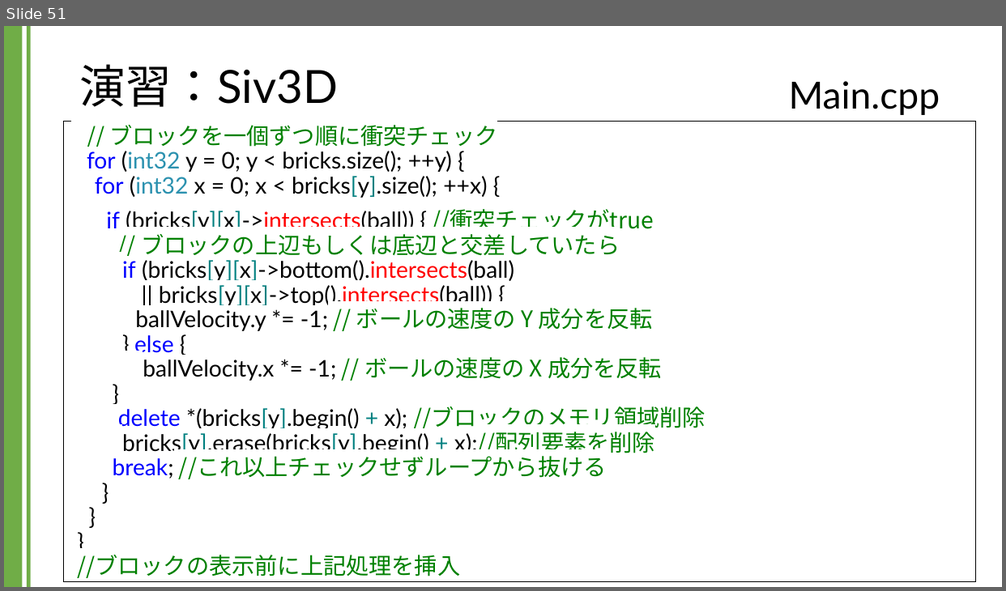
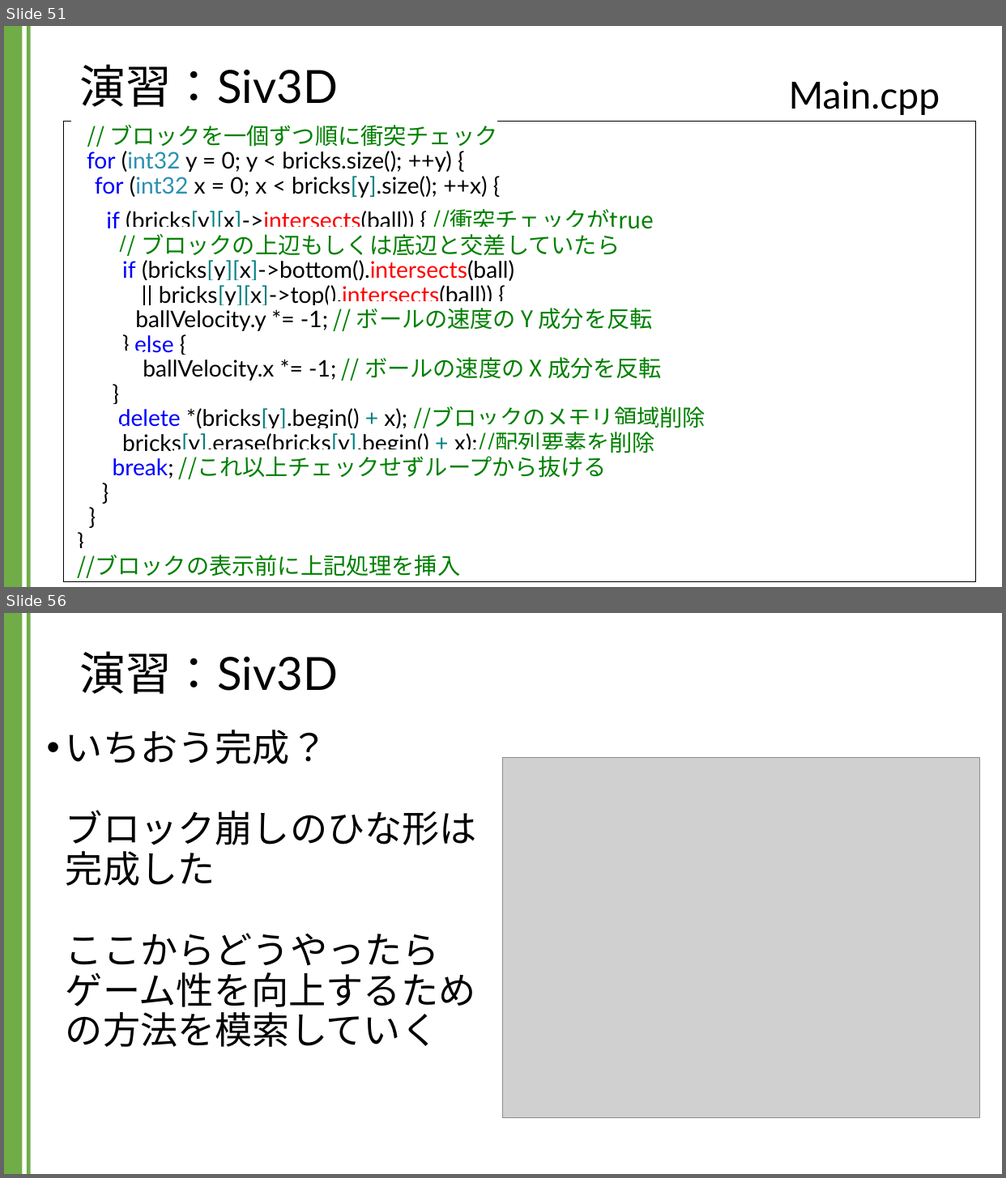
Before and after one commit to kic-murata/cpp2024, a slide deck: 授業資料/演習課題：Siv3D.pptx. Shown one above the other, each under a label of ours: slide 51 before the commit, slides 51 and 56 after it; the slides between them are not shown. The pictures are 1006x591 and 1006x1178 pixels, drawn with LibreOffice and Linux fonts; fonts in the diff are those of the drawing; grey boxes stand for pictures; background and template pictures are left out. Boxes give left, top, right and bottom in pixels: in the first picture for what was removed or moved away, otherwise in the second. Text is boxed around its words. In the diff, an @@ line names an element or a change of style, - is before the commit and + after.

```diff
--- a/授業資料/演習課題：Siv3D.pptx
+++ b/授業資料/演習課題：Siv3D.pptx
@@ slide 56 added at (x1=4, y1=613, x2=1002, y2=1174), background #FFFFFF; not listed: 2 template elements that a slide beside it also shows @@
@@ title added at (x1=80, y1=651, x2=338, y2=694), 44 pt, text #000000 @@
+演習：Siv3D
@@ text added at (x1=66, y1=730, x2=477, y2=1047), 36 pt, text #000000 @@
+• いちおう完成？
+  ブロック崩しのひな形は
+  完成した
+  ここからどうやったら
+  ゲーム性を向上するため
+  の方法を模索していく
@@ picture added at (x1=503, y1=757, x2=980, y2=1118) @@
```
Also in this commit, not shown: 3 slides changed, 9 other slides added.
